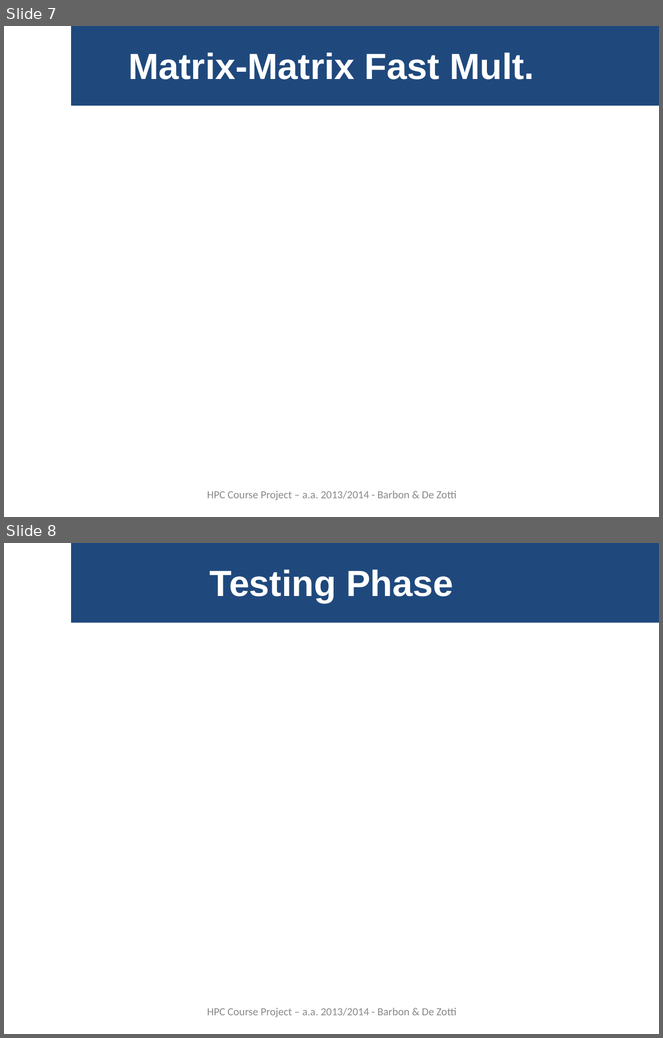
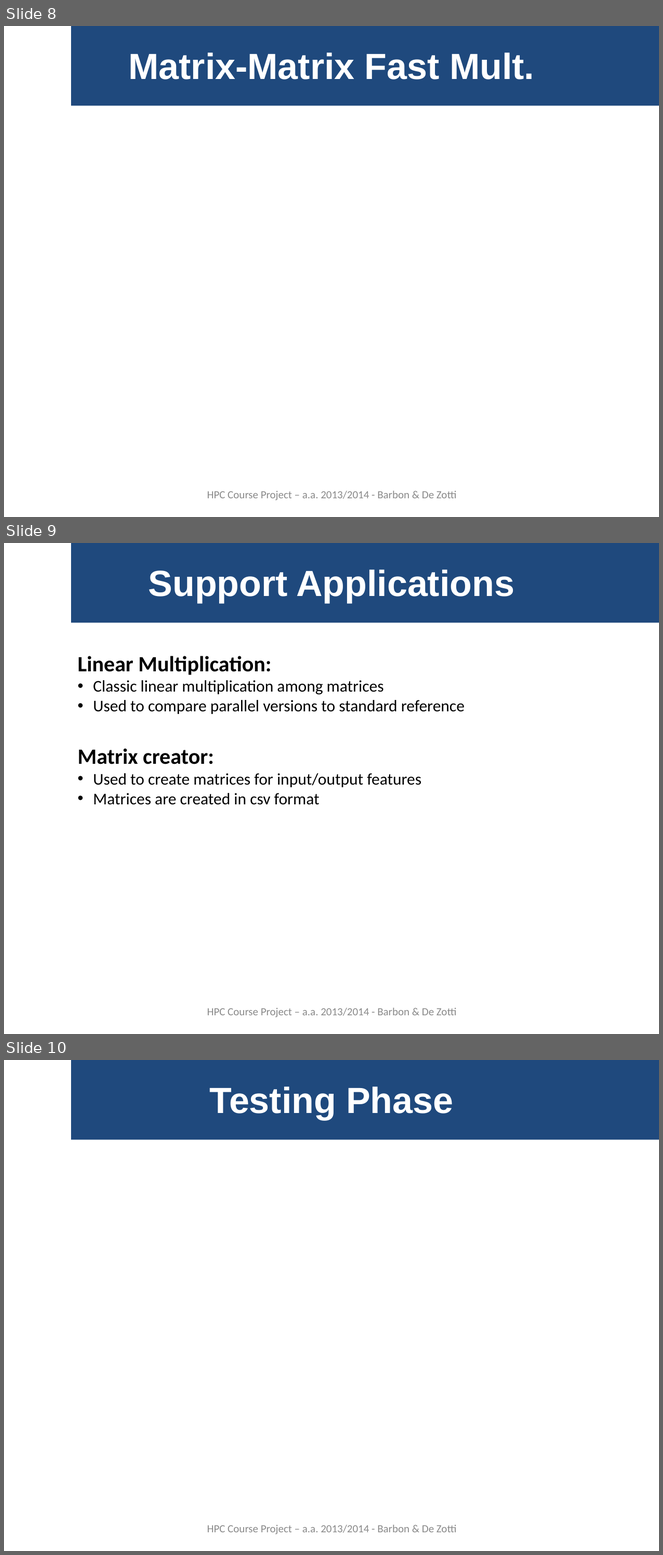
Before and after one commit to gbarbon/gbarbon_projects, a slide deck: hpc_clean/hpc_report/hpc_presentation_0.1.ppt. Shown one above the other, each under a label of ours: slides 7 and 8 before the commit, slides 8, 9 and 10 after it. The pictures are 663x1038 and 663x1555 pixels, drawn with LibreOffice and Linux fonts; fonts in the diff are those of the drawing. Boxes give left, top, right and bottom in pixels: in the first picture for what was removed or moved away, otherwise in the second. Text is boxed around its words. In the diff, an @@ line names an element or a change of style, - is before the commit and + after.

Commit message:
Presentazione: slides implementation e support applications

```diff
--- a/hpc_clean/hpc_report/hpc_presentation_0.1.ppt
+++ b/hpc_clean/hpc_report/hpc_presentation_0.1.ppt
@@ slide 9 added at [4,543,659,1034], background #FFFFFF @@
@@ rectangle added at [72,543,659,623], fill #1F497D @@
@@ title added at [149,570,514,603], 40 pt, text #FFFFFF, bold @@
+Support Applications
@@ text added at [78,656,465,714], 18 pt, text #000000 @@
+Linear Multiplication:
+• Classic linear multiplication among matrices
+• Used to compare parallel versions to standard reference
@@ text added at [78,748,422,805], 18 pt, text #000000 @@
+Matrix creator:
+• Used to create matrices for input/output features
+• Matrices are created in csv format
@@ text added at [207,1008,457,1018], 12 pt, text #898989 @@
+HPC Course Project – a.a. 2013/2014 - Barbon & De Zotti
@@ what was slide 7 is now slide 8 @@
@@ what was slide 8 is now slide 10 @@
```
Also in this commit, not shown: 1 other slide added.
